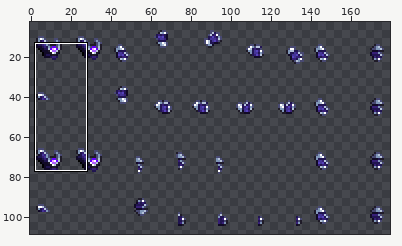
Sprite sheet -- Assets/Textures/Items/Vanity/CountChaos/CountChaosCuirass_Body.png. Above: a wide view before the commit, with the close-up outlined.
Close-up. Before the edit:
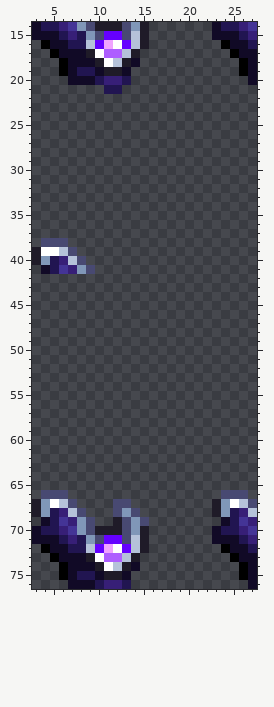
The file is 360x224 pixels, drawn in blocks of 2x2; one block is one cell here. Shown: x 3..27, y 14..76. The wide view leaves out empty margins.
New version:
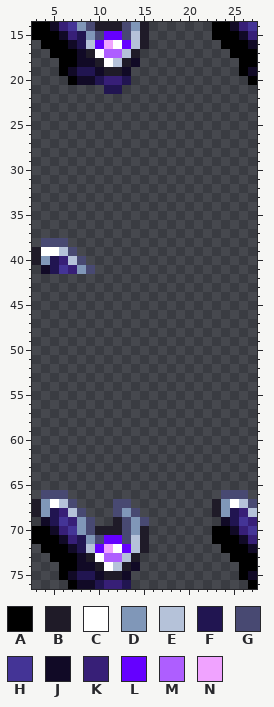
Palette (. is transparent): A #000000  B #1f1b28  C #ffffff  D #8097b8  E #b5c2d9  F #211551  G #484972  H #443496  J #110a26  K #371f77  L #6500ff  M #ae5eff  N #f0a3ff
The edit:
Changed rows in their new state; - is an unchanged pixel.
first column x 3:
14 AAJ-----------------AAJ--
15 AAAJ----------------AAAJ-
16 --AAJ-----------------AAJ
17 ---AA------------------AA
18 ----A-------------------A
20 ----A-------------------A
first column x 3:
70 AAJ-----------------AAJ--
71 AAAJ----------------AAAJ-
72 --AAJ-----------------AAJ
73 ---AA------------------AA
74 ----A-------------------A
76 ----A-------------------A
Pixel boxes of the changes (left, top, right, bottom) in both close-ups:
changed: (32, 22, 77, 85)
changed: (212, 22, 257, 85)
changed: (32, 526, 77, 589)
changed: (212, 526, 257, 589)
